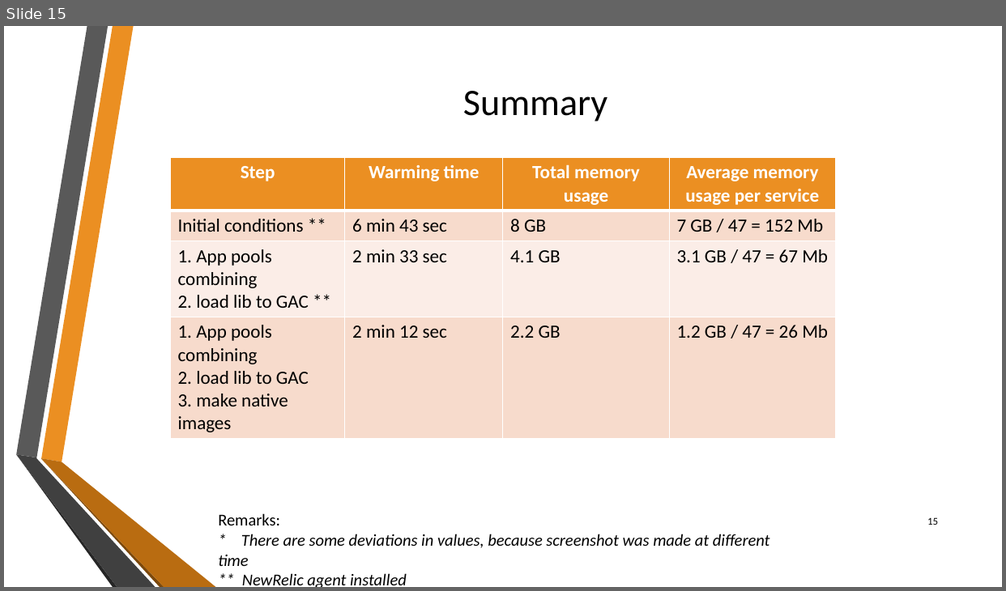
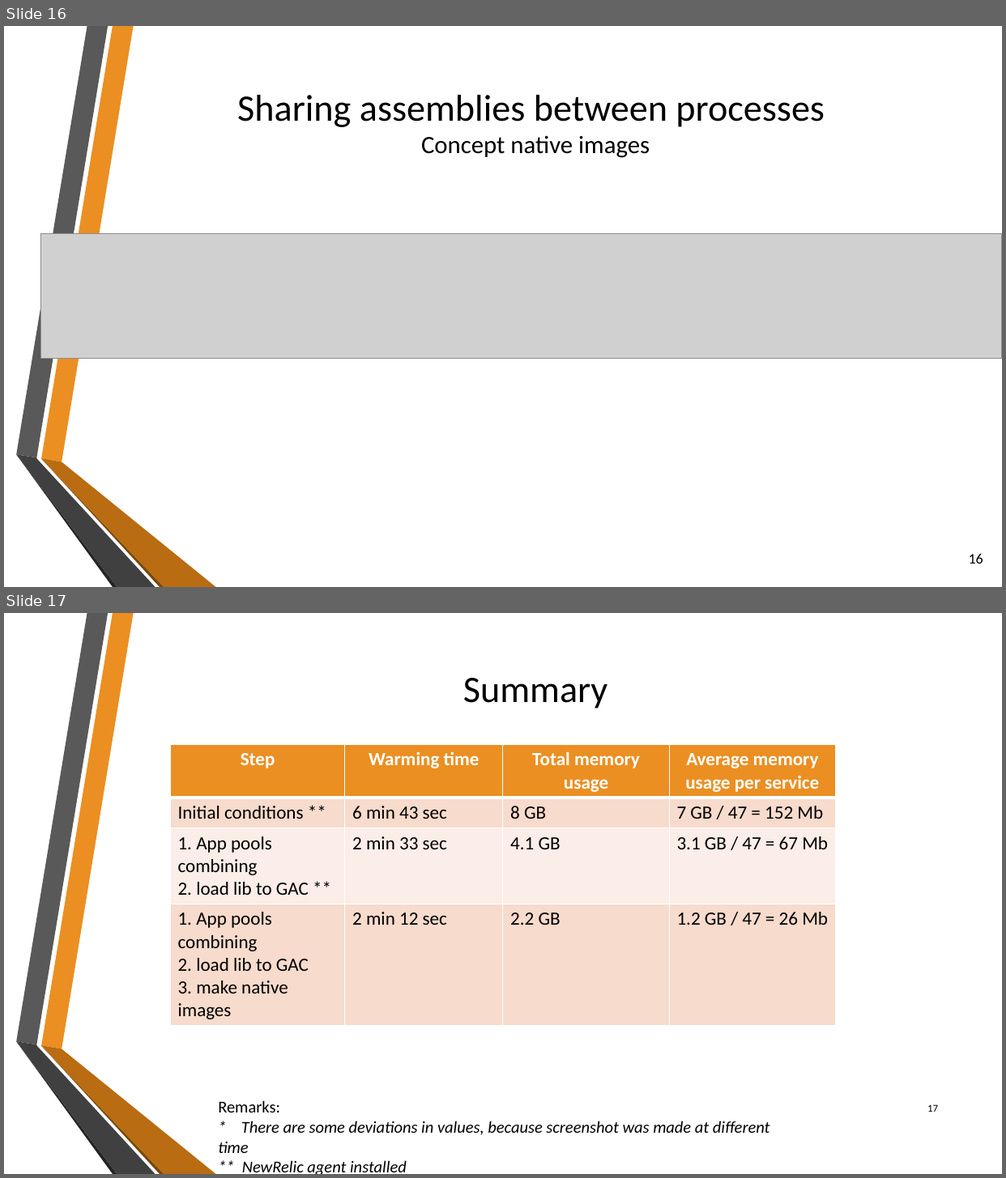
Before and after one commit to sflusov/IISSharingAssemblies, a slide deck: presentation/Sharing common assemblies.pptx. Shown one above the other, each under a label of ours: slide 15 before the commit, slides 16 and 17 after it. The pictures are 1006x591 and 1006x1178 pixels, drawn with LibreOffice and Linux fonts; fonts in the diff are those of the drawing; grey boxes stand for pictures; background and template pictures are left out. Boxes give left, top, right and bottom in pixels: in the first picture for what was removed or moved away, otherwise in the second. Text is boxed around its words. In the diff, an @@ line names an element or a change of style, - is before the commit and + after.

```diff
--- a/presentation/Sharing common assemblies.pptx
+++ b/presentation/Sharing common assemblies.pptx
@@ slide 16 added at [4,26,1002,587], background picture (left out); not listed: 6 template elements that a slide beside it also shows @@
@@ title added at [237,95,825,158], 36 pt, text #000000 @@
+Sharing assemblies between processes
+Concept native images
@@ picture added at [40,233,1002,358] @@
@@ page number added at [969,554,983,564], 14 pt, text #000000 @@
+16
@@ what was slide 15 is now slide 17 @@
@@ page number at [927,1105,938,1112]: text changed @@
-15
+17
```
Also in this commit, not shown: 12 slides changed, 2 other slides added.
